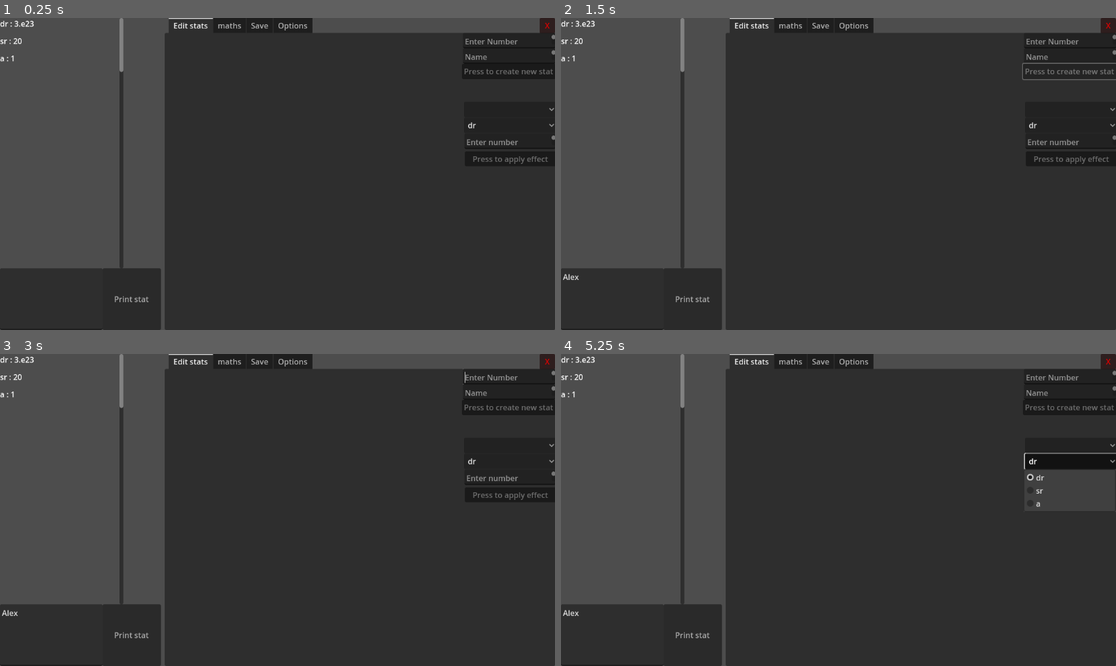
Above: before the commit, frames 1-4 (two rows, left to right).
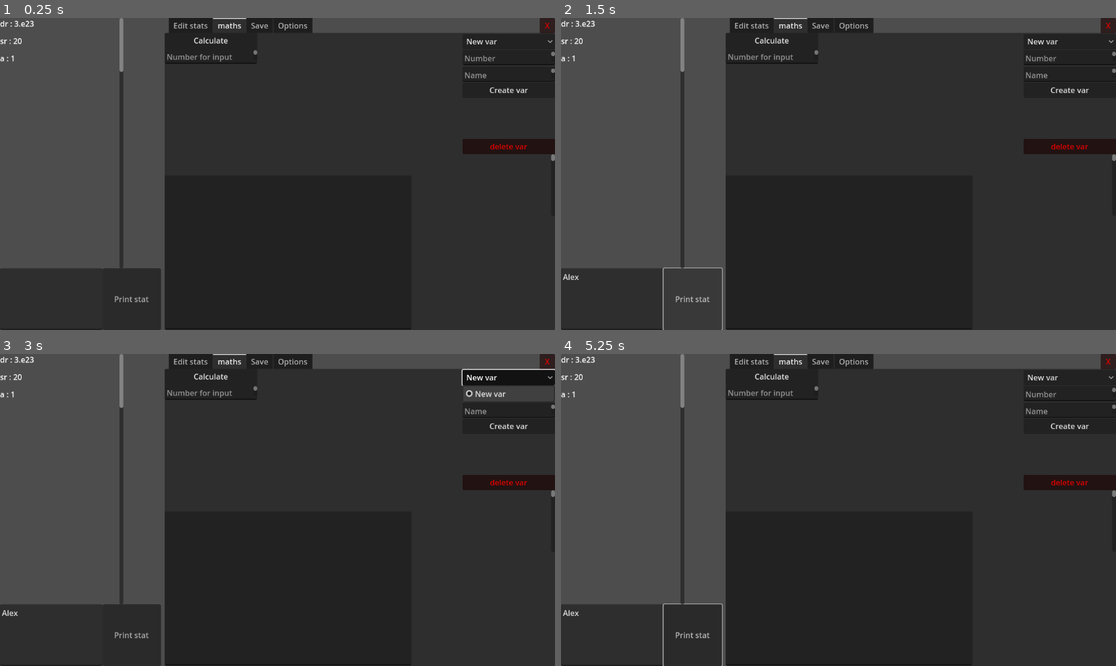
Above: after the commit, the same moments.

Repository: Random31234/huge-numbers-2.0
Game: Godot game, scene res://scenes/main.tscn
Two runs of this game, one before a commit and one after it. Both use one fixed random seed, a clock stepped at 60 frames per second and the inputs below.
Inputs (mouse positions are in pixels of both pictures, inside the frame that each line leads up to):
- Up to frame 1 (0.25 s): no input
- Up to frame 2 (1.5 s): click (610, 298) at 0.52 s; type "Alex" at 0.6 s; click "Press to create new stat" (after the commit: "Print stat") at 1.25 s
- Up to frame 3 (3 s): click "Press to create new stat" (after the commit: "Print stat") at 2 s; click (510, 378) at 2.75 s, where only the run after the commit has a clickable "New var"
- Up to frame 4 (5.25 s): click (1071, 378) at 3.5 s, where only the run after the commit has a clickable "New var"; click "Print stat" at 4.25 s; click (1071, 460) at 5 s, where only the run before the commit has a clickable "dr"

The runs differ from the first frame. In frame 1, 1.3% of the frame differs, in the area x 29-100%, y 0-100%; in frame 2, 1.6%; in frame 3, 2.1%; in frame 4, 2.7%, in the area x 18-100%, y 0-100%.
Error before the commit: Invalid access to property or key 'keywords' on a base object of type 'Nil'. (res://scripts/Stats.gd:94)

Commit message:
Set up goals
This is to update for goals to work on, once goals are complete with the mathematics, then it can be moved up.

Diff:
--- a/scenes/main.tscn
+++ b/scenes/main.tscn
@@ -99,9 +99,10 @@
 offset_left = 342.0
 offset_right = 1152.0
 offset_bottom = 648.0
-current_tab = 0
+current_tab = 1
 
 [node name="Edit stats" type="Control" parent="TabContainer"]
+visible = false
 layout_mode = 2
 script = ExtResource("5_scl5u")
 metadata/_tab_index = 0
@@ -329,7 +330,6 @@
 "
 
 [node name="maths" type="Control" parent="TabContainer"]
-visible = false
 layout_mode = 2
 metadata/_tab_index = 1
 
@@ -340,9 +340,9 @@
 
 [node name="Variable selector" type="OptionButton" parent="TabContainer/maths/Variables part legacy"]
 layout_mode = 0
-offset_left = 625.0
+offset_left = 618.0
 offset_top = 1.0
-offset_right = 817.0
+offset_right = 810.0
 offset_bottom = 33.0
 selected = 0
 item_count = 1
@@ -351,48 +351,48 @@
 
 [node name="mantissa" type="TextEdit" parent="TabContainer/maths/Variables part legacy"]
 layout_mode = 0
-offset_left = 624.0
+offset_left = 617.0
 offset_top = 34.0
-offset_right = 707.0
+offset_right = 700.0
 offset_bottom = 66.0
 
 [node name="e text" type="RichTextLabel" parent="TabContainer/maths/Variables part legacy"]
 layout_mode = 0
-offset_left = 707.0
+offset_left = 700.0
 offset_top = 36.0
-offset_right = 718.0
+offset_right = 711.0
 offset_bottom = 56.0
 text = "e"
 scroll_active = false
 
 [node name="exponent" type="TextEdit" parent="TabContainer/maths/Variables part legacy"]
 layout_mode = 0
-offset_left = 721.0
+offset_left = 714.0
 offset_top = 34.0
-offset_right = 817.0
+offset_right = 810.0
 offset_bottom = 66.0
 
 [node name="Name" type="TextEdit" parent="TabContainer/maths/Variables part legacy"]
 layout_mode = 0
-offset_left = 625.0
+offset_left = 618.0
 offset_top = 69.0
-offset_right = 817.0
+offset_right = 810.0
 offset_bottom = 101.0
 placeholder_text = "Name"
 
 [node name="create or edit var button" type="Button" parent="TabContainer/maths/Variables part legacy"]
 layout_mode = 0
-offset_left = 625.0
+offset_left = 618.0
 offset_top = 102.0
-offset_right = 817.0
+offset_right = 810.0
 offset_bottom = 134.0
 text = "Create var"
 
 [node name="variables" type="ScrollContainer" parent="TabContainer/maths/Variables part legacy"]
 layout_mode = 0
-offset_left = 625.0
+offset_left = 618.0
 offset_top = 252.0
-offset_right = 817.0
+offset_right = 810.0
 offset_bottom = 380.0
 
 [node name="VBoxContainer" type="VBoxContainer" parent="TabContainer/maths/Variables part legacy/variables"]
@@ -403,9 +403,9 @@
 modulate = Color(1, 0, 0, 1)
 custom_minimum_size = Vector2(128, 32)
 layout_mode = 0
-offset_left = 625.0
+offset_left = 618.0
 offset_top = 220.0
-offset_right = 817.0
+offset_right = 810.0
 offset_bottom = 252.0
 text = "delete var"
 
@@ -418,9 +418,9 @@
 
 [node name="Variable selector" type="OptionButton" parent="TabContainer/maths/Variables part"]
 layout_mode = 0
-offset_left = 625.0
+offset_left = 618.0
 offset_top = 2.0
-offset_right = 817.0
+offset_right = 810.0
 offset_bottom = 34.0
 selected = 0
 item_count = 1
@@ -429,33 +429,33 @@
 
 [node name="Number" type="TextEdit" parent="TabContainer/maths/Variables part"]
 layout_mode = 0
-offset_left = 625.0
+offset_left = 618.0
 offset_top = 35.0
-offset_right = 817.0
+offset_right = 810.0
 offset_bottom = 67.0
 placeholder_text = "Number"
 
 [node name="Name" type="TextEdit" parent="TabContainer/maths/Variables part"]
 layout_mode = 0
-offset_left = 625.0
+offset_left = 618.0
 offset_top = 70.0
-offset_right = 817.0
+offset_right = 810.0
 offset_bottom = 102.0
 placeholder_text = "Name"
 
 [node name="create or edit var button" type="Button" parent="TabContainer/maths/Variables part"]
 layout_mode = 0
-offset_left = 625.0
+offset_left = 618.0
 offset_top = 103.0
-offset_right = 817.0
+offset_right = 810.0
 offset_bottom = 135.0
 text = "Create var"
 
 [node name="variables" type="ScrollContainer" parent="TabContainer/maths/Variables part"]
 layout_mode = 0
-offset_left = 625.0
+offset_left = 618.0
 offset_top = 252.0
-offset_right = 817.0
+offset_right = 810.0
 offset_bottom = 380.0
 
 [node name="VBoxContainer" type="VBoxContainer" parent="TabContainer/maths/Variables part/variables"]
@@ -466,14 +466,13 @@
 modulate = Color(1, 0, 0, 1)
 custom_minimum_size = Vector2(128, 32)
 layout_mode = 0
-offset_left = 625.0
+offset_left = 618.0
 offset_top = 220.0
-offset_right = 817.0
+offset_right = 810.0
 offset_bottom = 252.0
 text = "delete var"
 
 [node name="calculations legacy" type="Control" parent="TabContainer/maths"]
-visible = false
 anchors_preset = 0
 offset_right = 40.0
 offset_bottom = 40.0
@@ -572,7 +571,6 @@
 text = "delete step"
 
 [node name="Legacy input system2" type="Control" parent="TabContainer/maths/calculations legacy"]
-visible = false
 layout_mode = 3
 anchors_preset = 0
 offset_right = 40.0
@@ -608,6 +606,7 @@
 offset_bottom = 64.0
 
 [node name="input system" type="Control" parent="TabContainer/maths/calculations legacy"]
+visible = false
 anchors_preset = 0
 offset_right = 40.0
 offset_bottom = 40.0
@@ -618,7 +617,7 @@
 offset_bottom = 32.0
 text = "Calculate"
 
-[node name="TextEdit" type="TextEdit" parent="TabContainer/maths/calculations legacy/input system"]
+[node name="Input numberBox" type="TextEdit" parent="TabContainer/maths/calculations legacy/input system"]
 layout_mode = 0
 offset_top = 32.0
 offset_right = 192.0
@@ -626,6 +625,7 @@
 placeholder_text = "Number for input"
 
 [node name="calculations" type="Control" parent="TabContainer/maths"]
+visible = false
 layout_mode = 3
 anchors_preset = 0
 offset_right = 40.0
Not shown, changed: Documentation folder/Goals.txt
